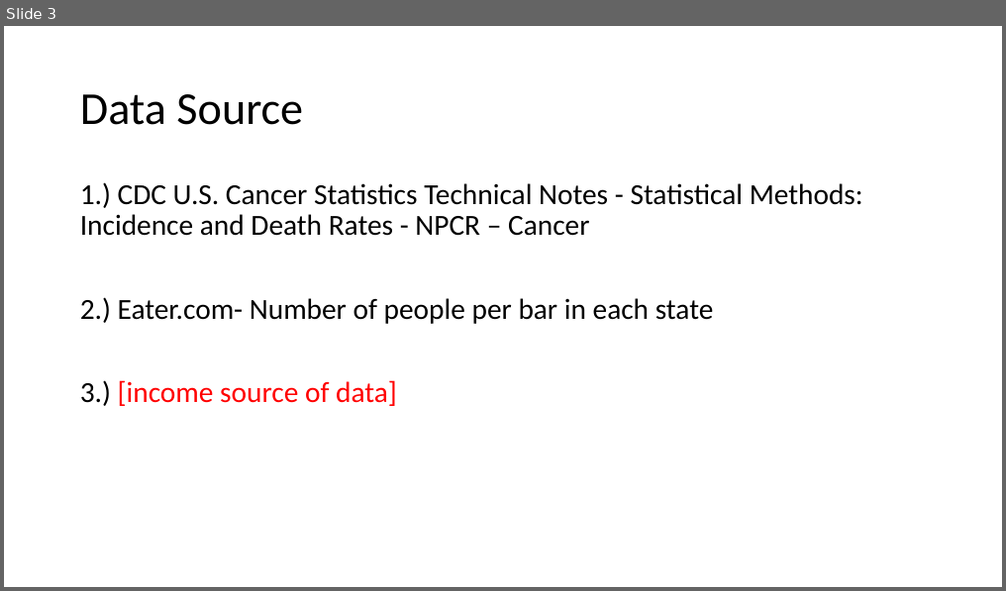
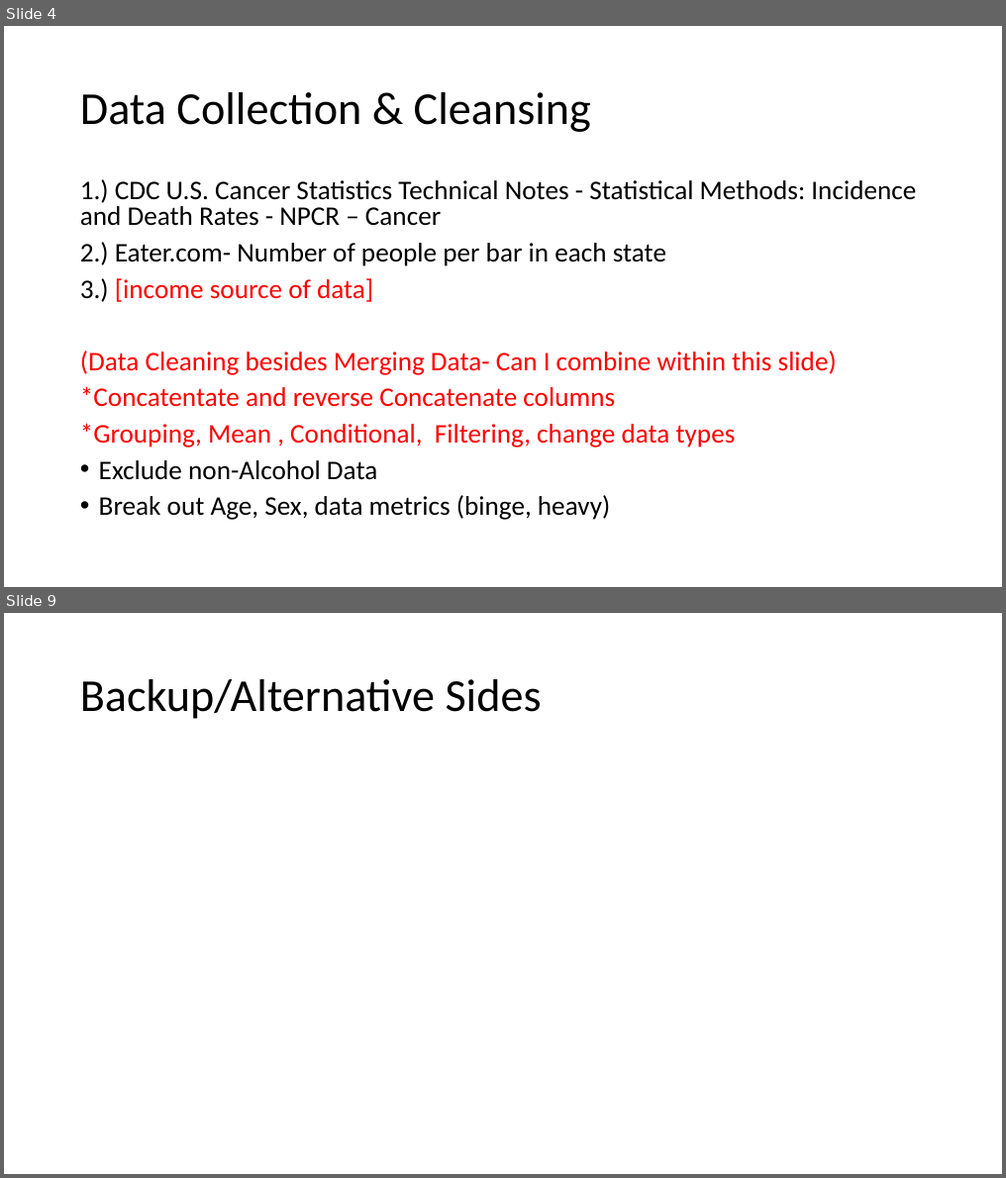
Before and after one commit to cmtaflin/Groupb2, a slide deck: Caused of Alcoholism.pptx. Shown one above the other, each under a label of ours: slide 3 before the commit, slides 4 and 9 after it; the slides between them are not shown. The pictures are 1006x591 and 1006x1178 pixels, drawn with LibreOffice and Linux fonts; fonts in the diff are those of the drawing. Boxes give left, top, right and bottom in pixels: in the first picture for what was removed or moved away, otherwise in the second. Text is boxed around its words. In the diff, an @@ line names an element or a change of style, - is before the commit and + after.

```diff
--- a/Caused of Alcoholism.pptx
+++ b/Caused of Alcoholism.pptx
@@ slide 9 added at box(4, 613, 1002, 1174), background #FFFFFF @@
@@ title added at box(80, 679, 542, 719), 44 pt, text #000000 @@
+Backup/Alternative Sides
@@ what was slide 3 is now slide 4 @@
@@ slide 4 changed as well @@
@@ title at box(80, 92, 591, 132): text changed @@
-Data Source
+Data Collection & Cleansing
@@ text at box(80, 179, 916, 302): size 28 to 25.9 pt in "1.) CDC U.S. Cancer Statistics Technical Notes ...", "2.) Eater.com- Number of people per bar ...", "3.) [income source of data]"; line spacing 0.9 to 0.8 @@
@@ text at box(80, 351, 837, 520): paragraphs added @@
+(Data Cleaning besides Merging Data- Can I combine within this slide)
+*Concatentate and reverse Concatenate columns
+*Grouping, Mean , Conditional, Filtering, change data types
+• Exclude non-Alcohol Data
+• Break out Age, Sex, data metrics (binge, heavy)
```
Also in this commit, not shown: 2 other slides changed, 6 other slides added, 1 slide removed, 4 other files.
